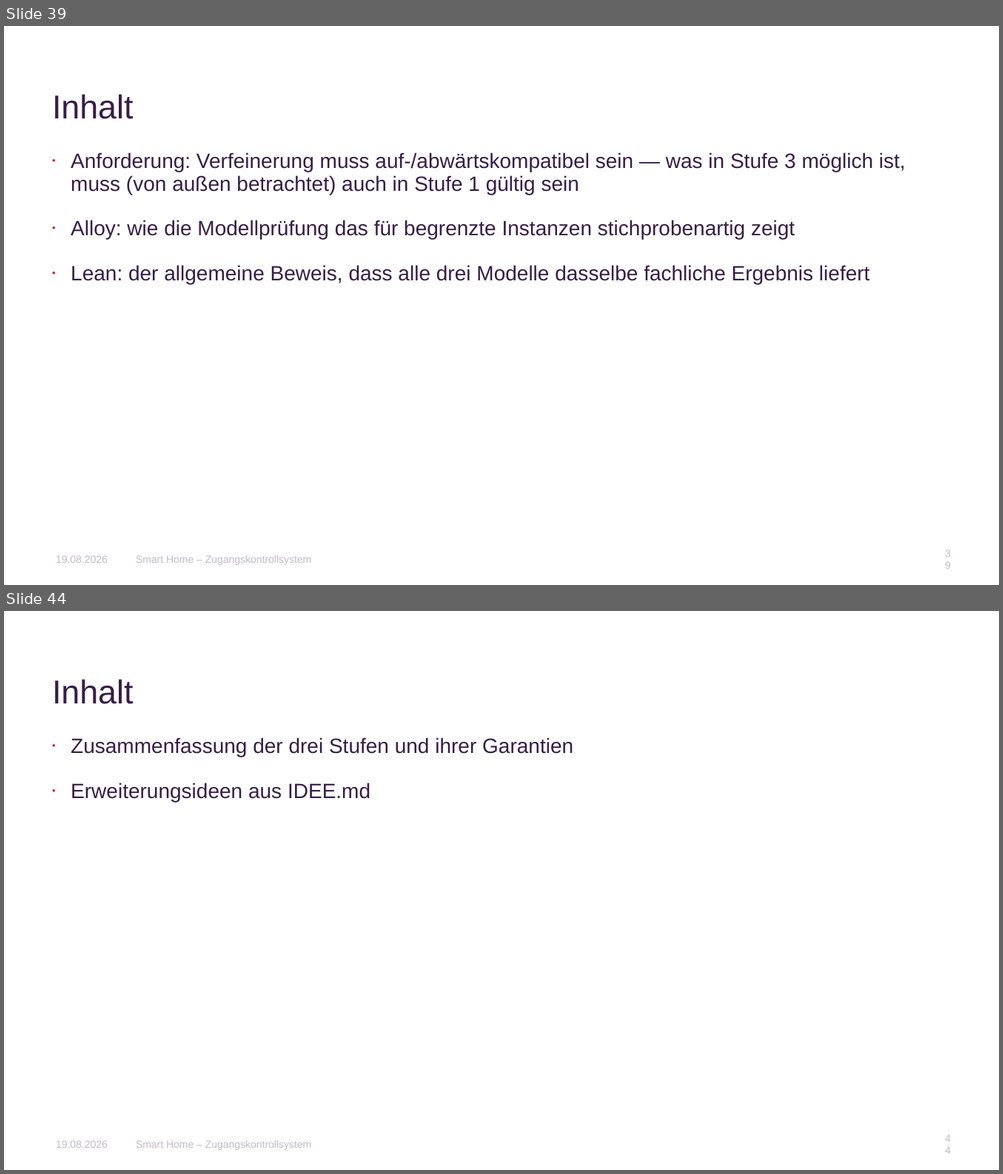
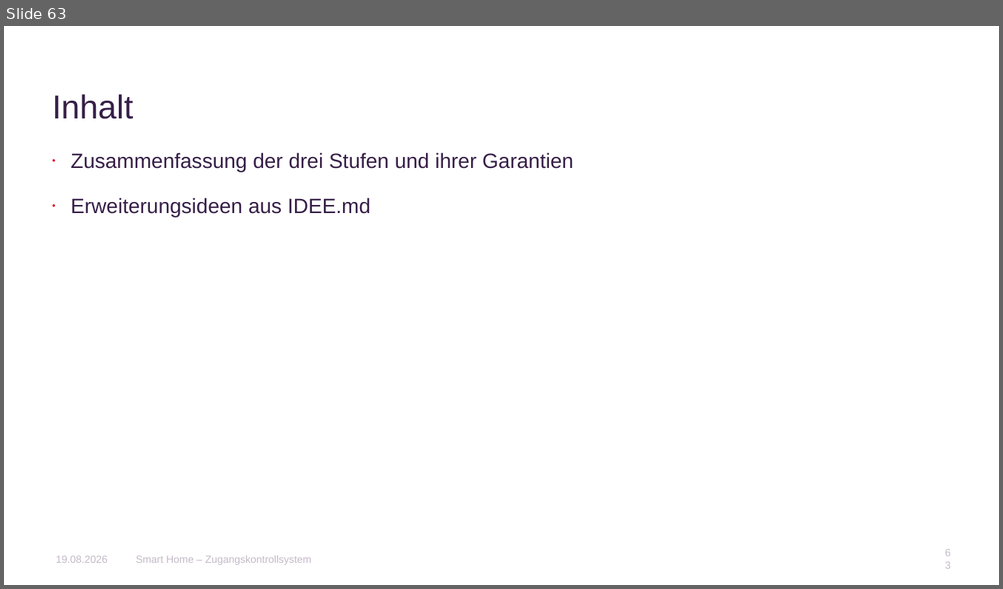
Before and after one commit to AnnaLiviaMartin/rs-smart-home, a slide deck: presentation/Smart_Home_Zugangskontrollsystem.pptx. Shown one above the other, each under a label of ours: slides 39 and 44 before the commit, slide 63 after it; the slides between them are not shown. The pictures are 1003x1174 and 1003x589 pixels, drawn with LibreOffice and Linux fonts; fonts in the diff are those of the drawing; background and template pictures are left out. Boxes give left, top, right and bottom in pixels: in the first picture for what was removed or moved away, otherwise in the second. Text is boxed around its words. In the diff, an @@ line names an element or a change of style, - is before the commit and + after.

Commit message:
feat: start adding lean presentation part

```diff
--- a/presentation/Smart_Home_Zugangskontrollsystem.pptx
+++ b/presentation/Smart_Home_Zugangskontrollsystem.pptx
@@ slide 39 removed at box(4, 26, 999, 585), background #FFFFFF @@
@@ title removed at box(52, 94, 134, 119) @@
-Inhalt
@@ text removed at box(71, 153, 905, 284) @@
-• Anforderung: Verfeinerung muss auf-/abwärtskompatibel sein — was in Stufe 3 möglich ist, muss (von außen betrachtet) auch in Stufe 1 gültig sein
-• Alloy: wie die Modellprüfung das für begrenzte Instanzen stichprobenartig zeigt
-• Lean: der allgemeine Beweis, dass alle drei Modelle dasselbe fachliche Ergebnis liefert
@@ text removed at box(56, 556, 108, 563) @@
-19.08.2026
@@ text removed at box(136, 556, 312, 565) @@
-Smart Home – Zugangskontrollsystem
@@ page number removed at box(940, 550, 955, 570) @@
-39
@@ what was slide 44 is now slide 63 @@
@@ page number at box(940, 550, 955, 570): text changed @@
-44
+63
```
Also in this commit, not shown: 25 slides changed, 20 slides added.
